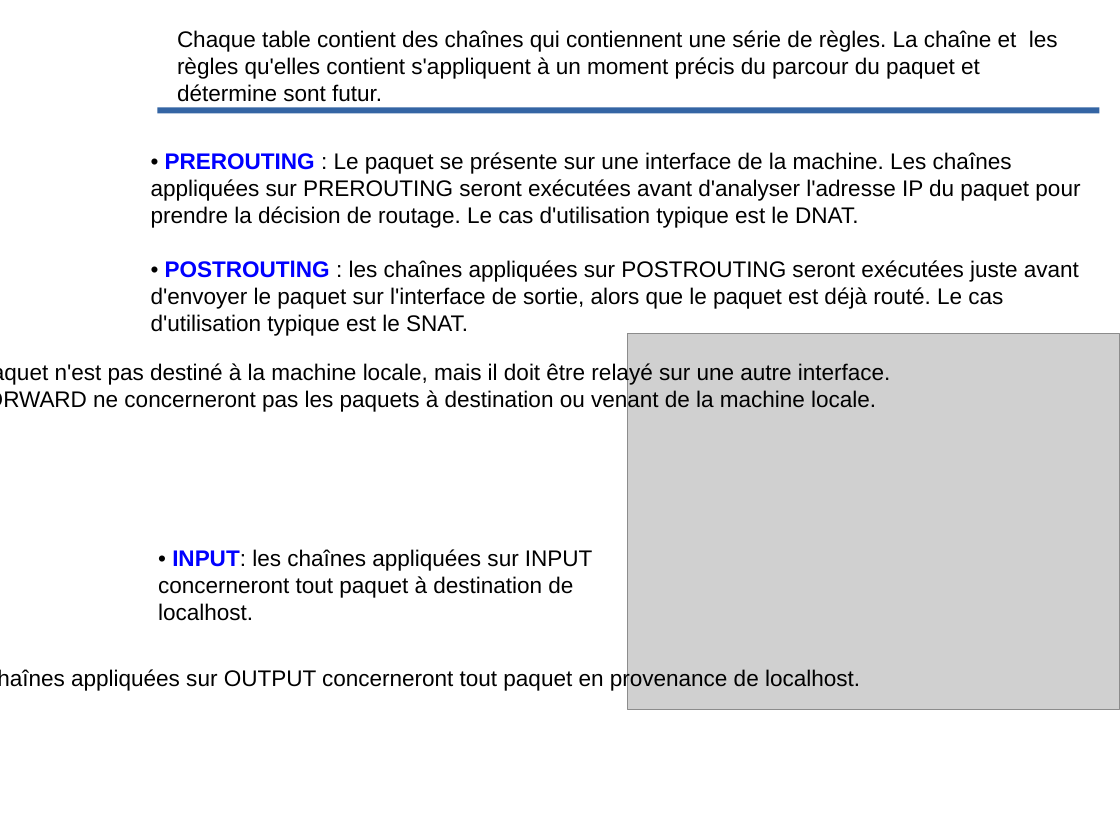
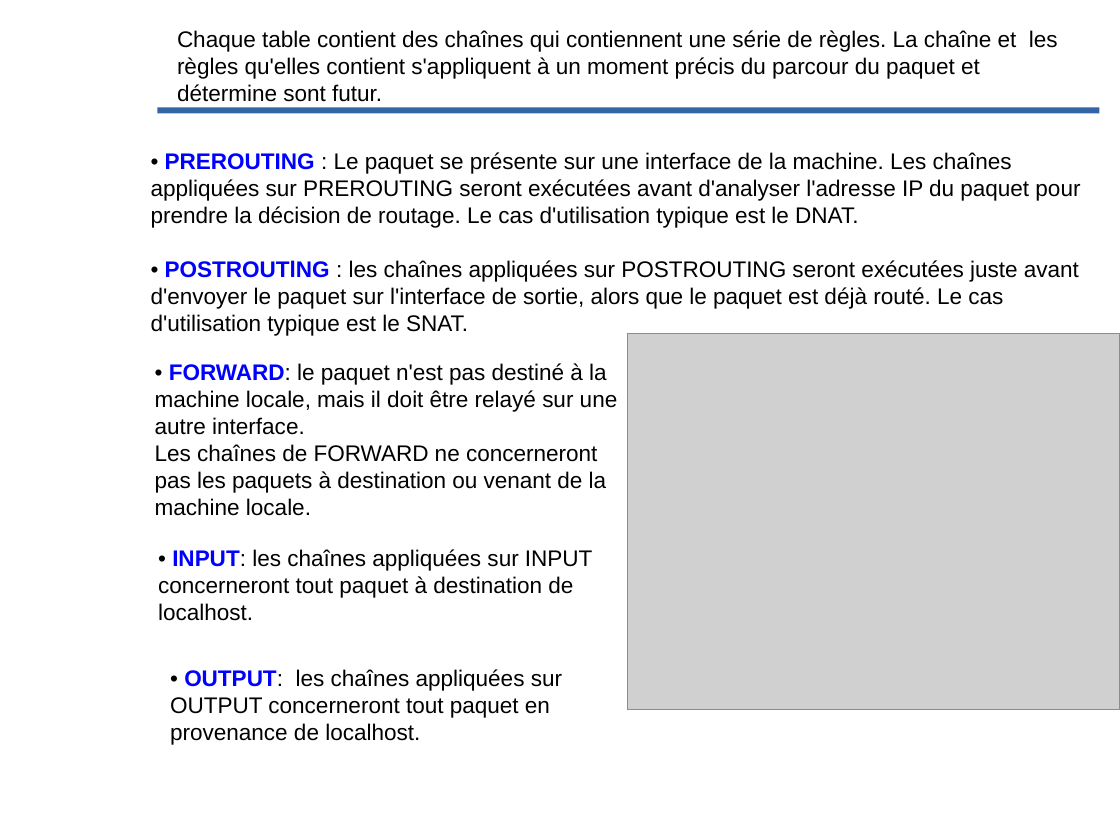
Before and after one commit to Evolix/evoformations, a slide deck: slide 42 of slides/connaissance_unix.odp. Drawn at 1120x840 pixels with LibreOffice and Linux fonts; fonts in the diff are those of the drawing; grey boxes stand for pictures; background and template pictures are left out. Boxes give left, top, right and bottom in pixels: in the first picture for what was removed or moved away, otherwise in the second. Text is boxed around its words. In the diff, an @@ line names an element or a change of style, - is before the commit and + after.

```diff
--- a/slides/connaissance_unix.odp
+++ b/slides/connaissance_unix.odp
@@ text "• FORWARD: le paquet n'est ..." rewrapped from [55, 287, 891, 412] to [155, 363, 618, 516] @@
@@ text "• OUTPUT: les chaînes appliquées ..." rewrapped from [71, 549, 860, 691] to [170, 669, 562, 745] @@
```
Also in this commit, not shown: 8 other slides changed, 8 other files.
